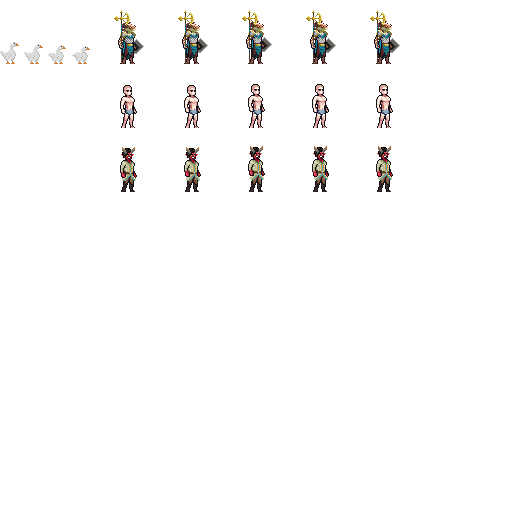
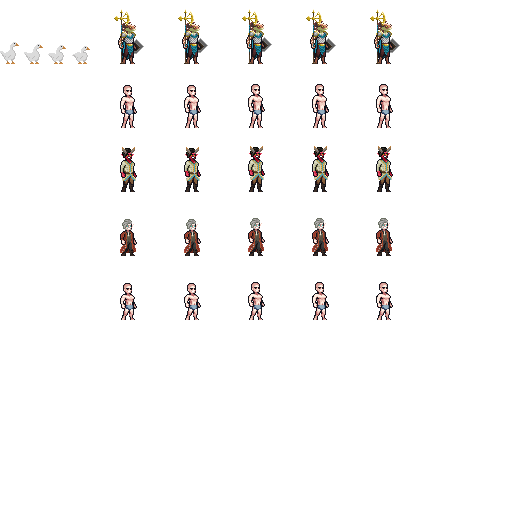
The second 512 x 512 image is a revision of the first. Changes to its layers:
added layer "Bertie" above "BertieClothes" over box(120, 218, 393, 256)
added layer "BlankMaleHalfling" above "Background" over box(120, 282, 393, 320)
